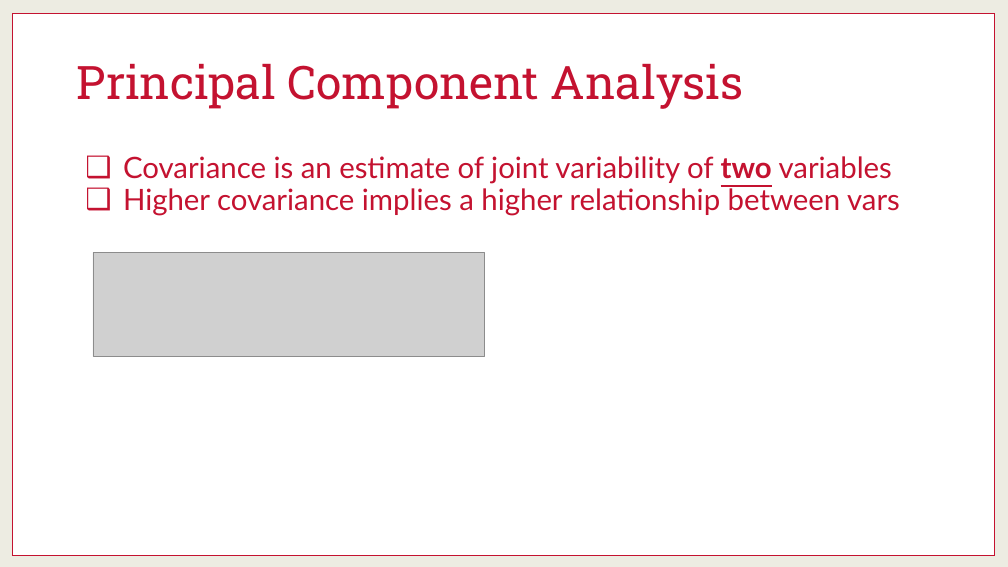
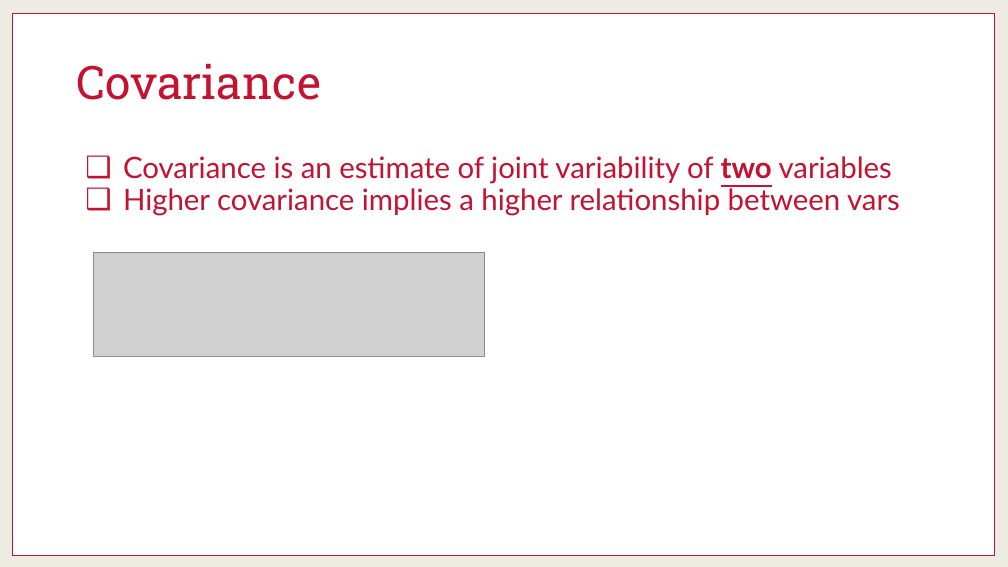
Before and after one commit to martinwg/ISA591, a slide deck: slide 11 of PPT/Module 3 - Reducing Dimensions Numeric Vars.pptx (slide 7 before the commit). Drawn at 1008x567 pixels with LibreOffice and Linux fonts; fonts in the diff are those of the drawing; grey boxes stand for pictures. Boxes give left, top, right and bottom in pixels: in the first picture for what was removed or moved away, otherwise in the second. Text is boxed around its words. In the diff, an @@ line names an element or a change of style, - is before the commit and + after.

```diff
--- a/PPT/Module 3 - Reducing Dimensions Numeric Vars.pptx
+++ b/PPT/Module 3 - Reducing Dimensions Numeric Vars.pptx
@@ title at [77, 63, 321, 100]: text changed @@
-Principal Component Analysis
+Covariance
```
Also in this commit, not shown: 1 other slide changed, 7 slides added.
